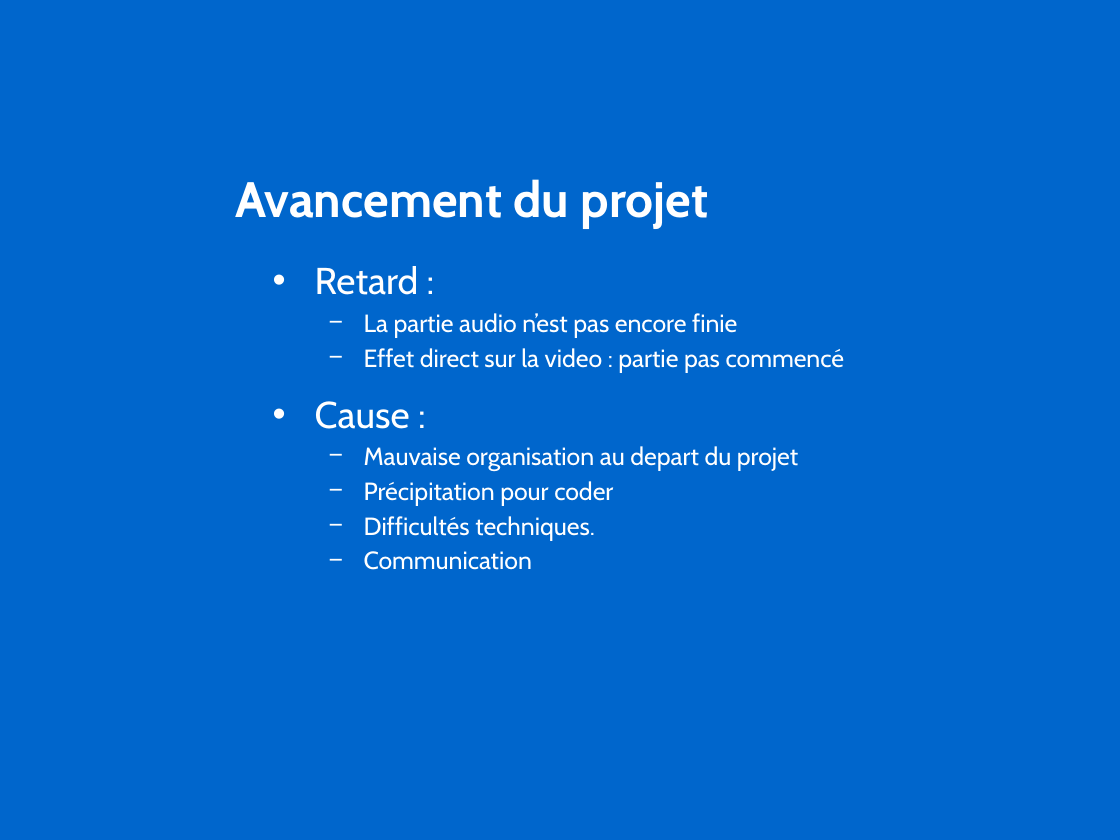
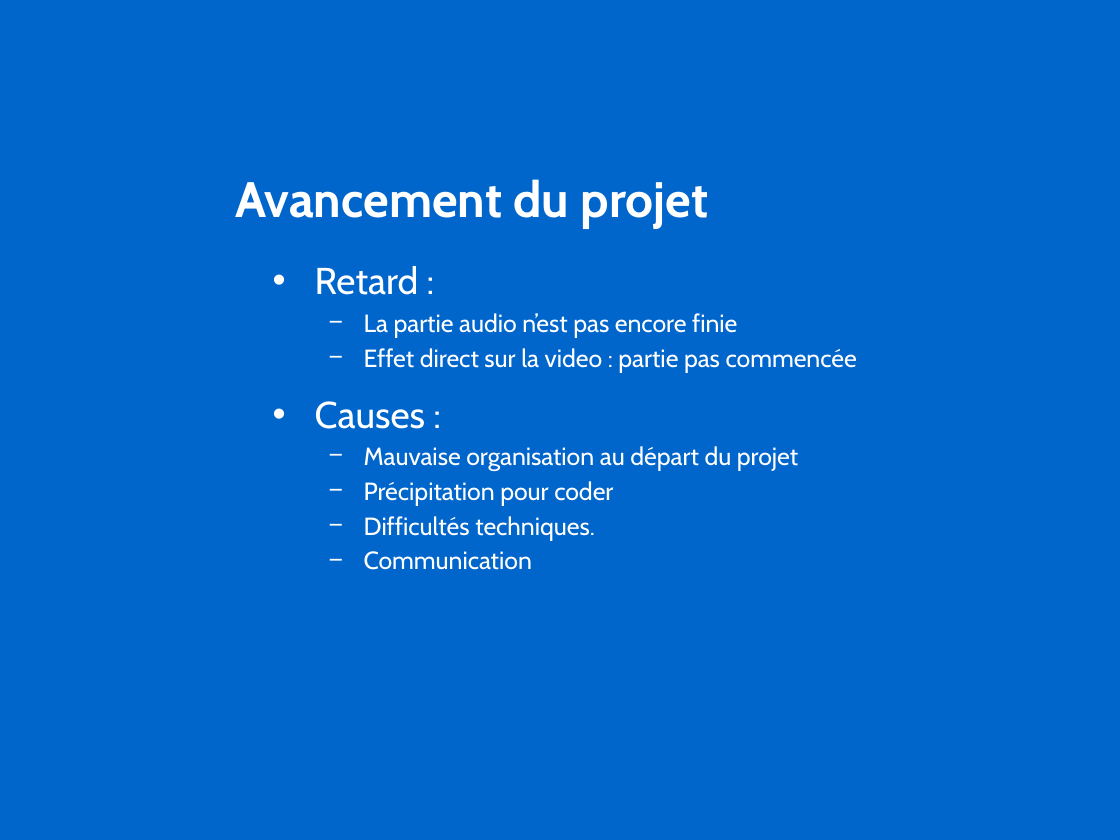
Before and after one commit to antoineNourZaf/PRO--OMP, a slide deck: slide 7 of Projet OMP.pptx. Drawn at 1120x840 pixels with LibreOffice and Linux fonts; fonts in the diff are those of the drawing; background and template pictures are left out. Boxes give left, top, right and bottom in pixels: in the first picture for what was removed or moved away, otherwise in the second. Text is boxed around its words. In the diff, an @@ line names an element or a change of style, - is before the commit and + after.

```diff
--- a/Projet OMP.pptx
+++ b/Projet OMP.pptx
@@ text at box(315, 348, 857, 470): text changed @@
-  − Effet direct sur la video : partie pas commencé
-• Cause :
-  − Mauvaise organisation au depart du projet
+  − Effet direct sur la video : partie pas commencée
+• Causes :
+  − Mauvaise organisation au départ du projet
```
Also in this commit, not shown: 5 other slides changed.
